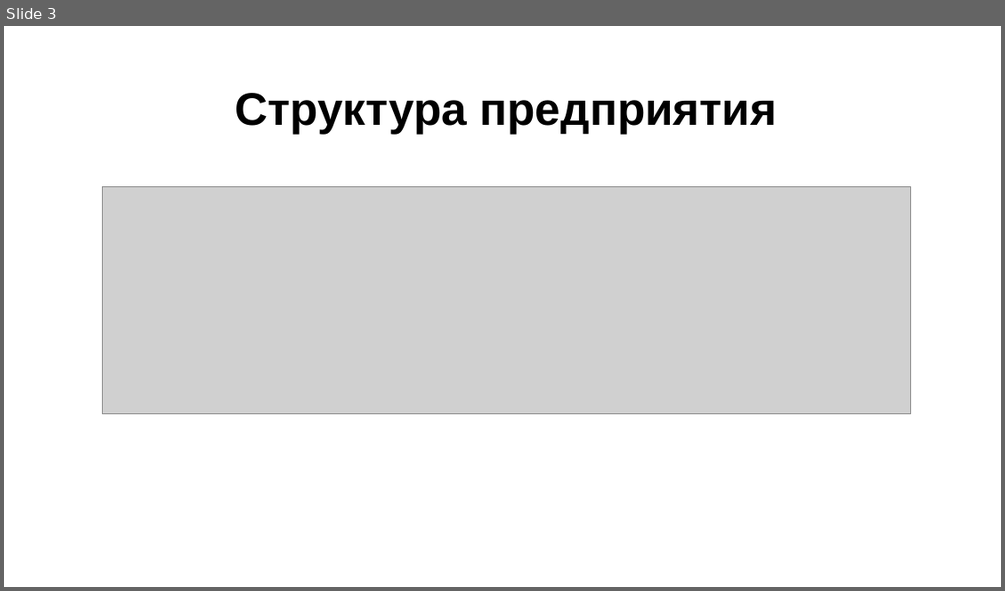
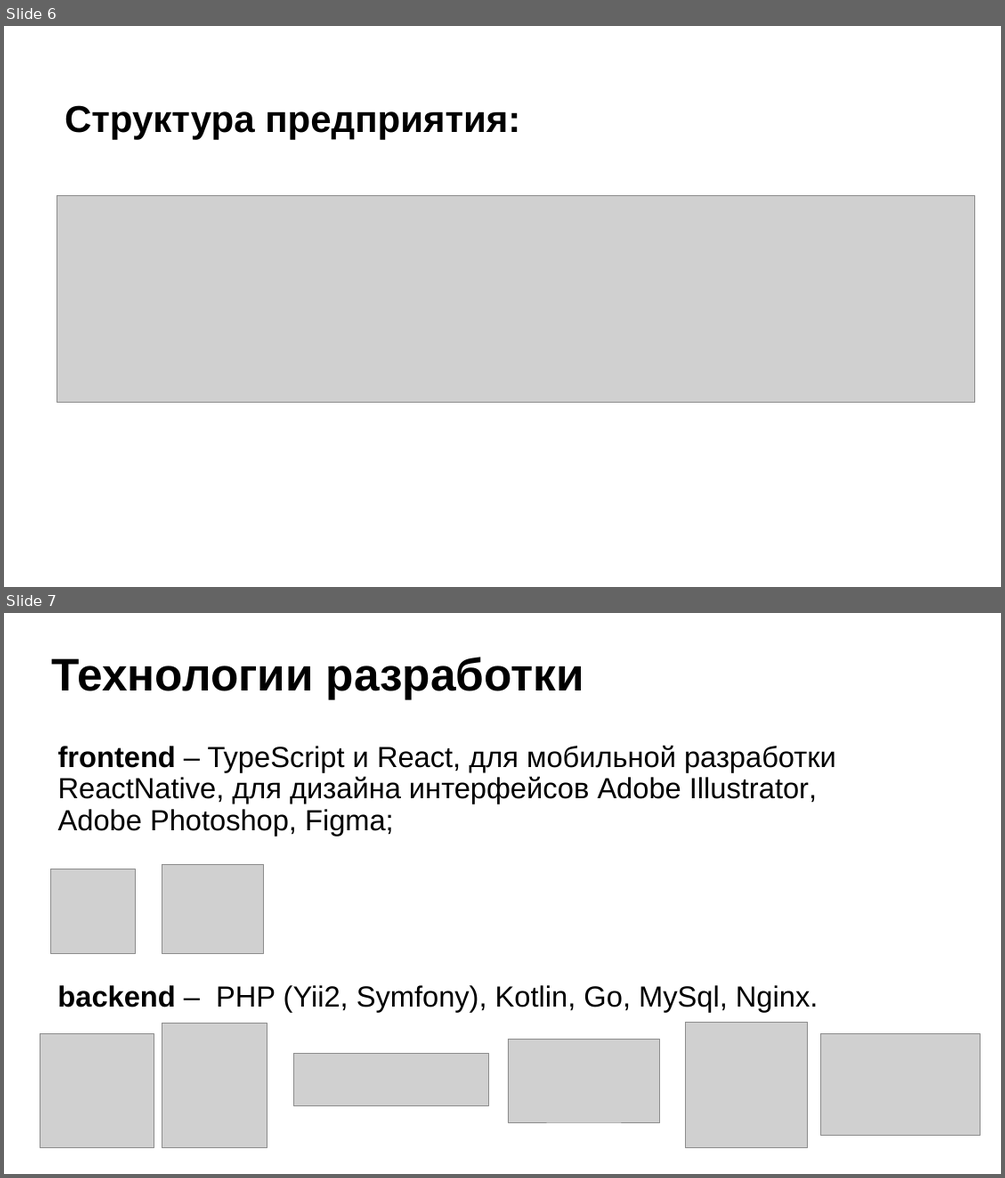
Before and after one commit to dsyt17/works, a slide deck: Отчет по практике/Отчет Гончаров.pptx. Shown one above the other, each under a label of ours: slide 3 before the commit, slides 6 and 7 after it. The pictures are 1005x591 and 1005x1178 pixels, drawn with LibreOffice and Linux fonts; fonts in the diff are those of the drawing; grey boxes stand for pictures. Boxes give left, top, right and bottom in pixels: in the first picture for what was removed or moved away, otherwise in the second. Text is boxed around its words. In the diff, an @@ line names an element or a change of style, - is before the commit and + after.

```diff
--- a/Отчет по практике/Отчет Гончаров.pptx
+++ b/Отчет по практике/Отчет Гончаров.pptx
@@ slide 7 added at box(4, 613, 1001, 1174), background #FFFFFF @@
@@ title added at box(52, 657, 584, 699), 44 pt, text #000000, bold @@
+Технологии разработки
@@ text added at box(58, 745, 836, 835), 28 pt, text #000000 @@
+frontend – TypeScript и React, для мобильной разработки ReactNative, для дизайна интерфейсов Adobe Illustrator, Adobe Photoshop, Figma;
@@ picture added at box(50, 868, 135, 953) @@
@@ picture added at box(162, 864, 264, 953) @@
@@ text added at box(57, 985, 817, 1012), 28 pt, text #000000 @@
+backend – PHP (Yii2, Symfony), Kotlin, Go, MySql, Nginx.
@@ picture added at box(40, 1033, 154, 1148) @@
@@ picture added at box(162, 1022, 267, 1148) @@
@@ picture added at box(508, 1038, 660, 1122) @@
@@ picture added at box(686, 1022, 808, 1148) @@
@@ picture added at box(821, 1033, 979, 1135) @@
@@ picture added at box(294, 1054, 488, 1106) @@
@@ what was slide 3 is now slide 6 @@
@@ slide 6 changed as well @@
@@ text "Структура предприятия:" at box(65, 105, 520, 139): vertical alignment middle to top @@
@@ text at box(65, 105, 520, 139): text changed; size 44 to 36 pt @@
-Структура предприятия
+Структура предприятия:
@@ picture: place and size @@
-picture at box(102, 187, 910, 413)
+picture at box(57, 196, 975, 402)
```
Also in this commit, not shown: 2 other slides changed, 7 other slides added, 7 slides removed.
